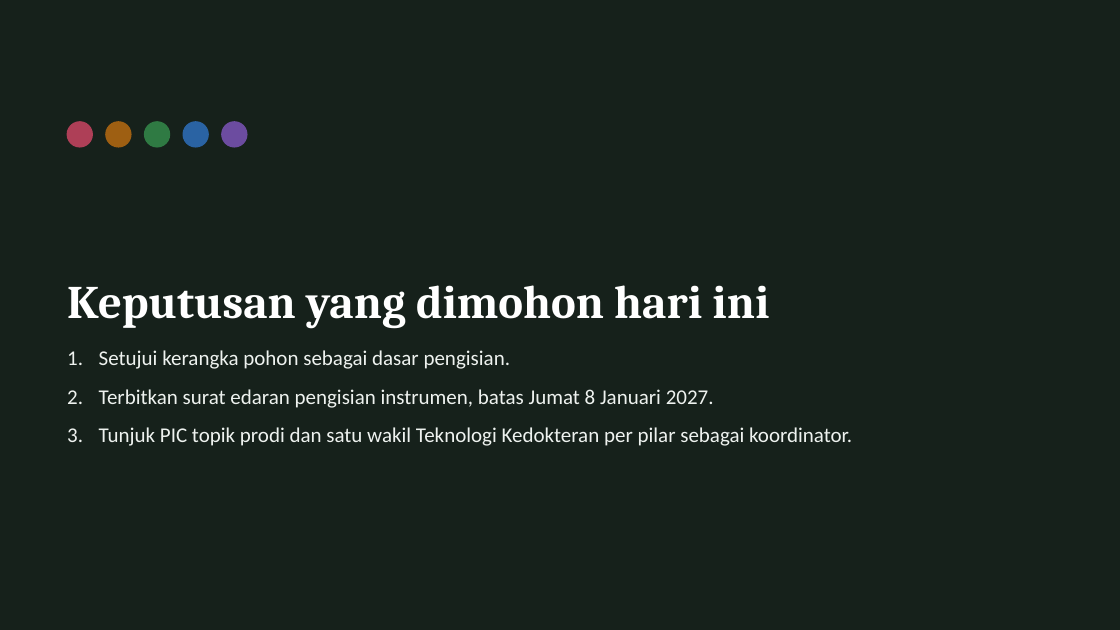
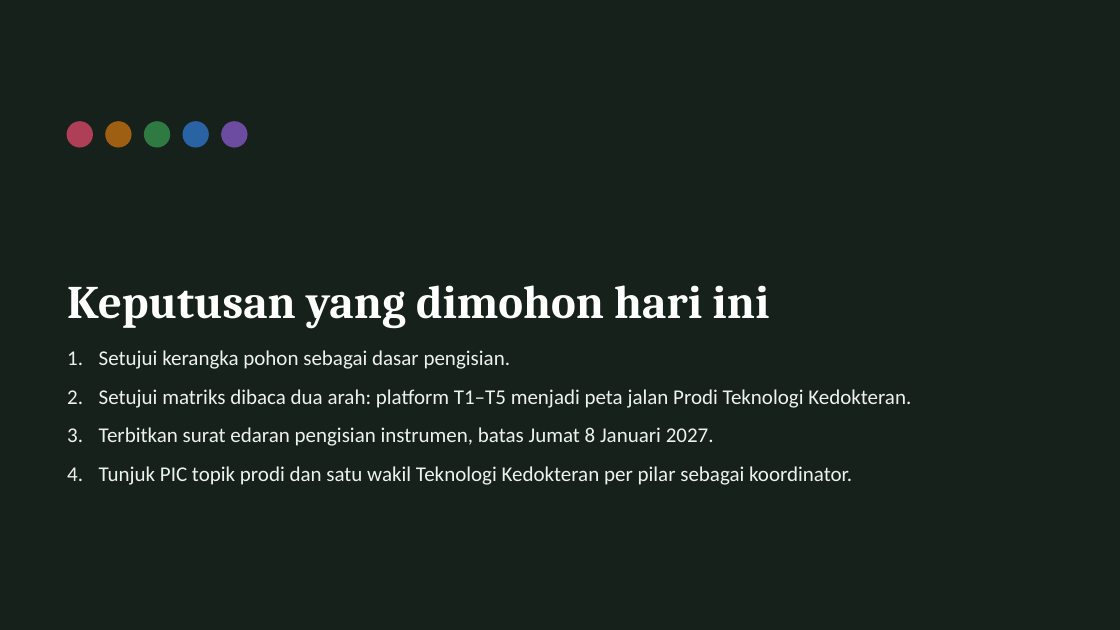
Before and after one commit to anakwirayuda-eng/desa-binaan-dashboard, a slide deck: slide 17 of output/PAPARAN_POHON_PENELITIAN_FKK_ITS.pptx (slide 14 before the commit). Drawn at 1120x630 pixels with LibreOffice and Linux fonts; fonts in the diff are those of the drawing. Boxes give left, top, right and bottom in pixels: in the first picture for what was removed or moved away, otherwise in the second. Text is boxed around its words. In the diff, an @@ line names an element or a change of style, - is before the commit and + after.

```diff
--- a/output/PAPARAN_POHON_PENELITIAN_FKK_ITS.pptx
+++ b/output/PAPARAN_POHON_PENELITIAN_FKK_ITS.pptx
@@ text at (x1=99, y1=389, x2=911, y2=408): paragraph added @@
+2. Setujui matriks dibaca dua arah: platform T1–T5 menjadi peta jalan Prodi Teknologi Kedokteran.
```
Also in this commit, not shown: 3 other slides changed, 3 slides added, 14 other files.
